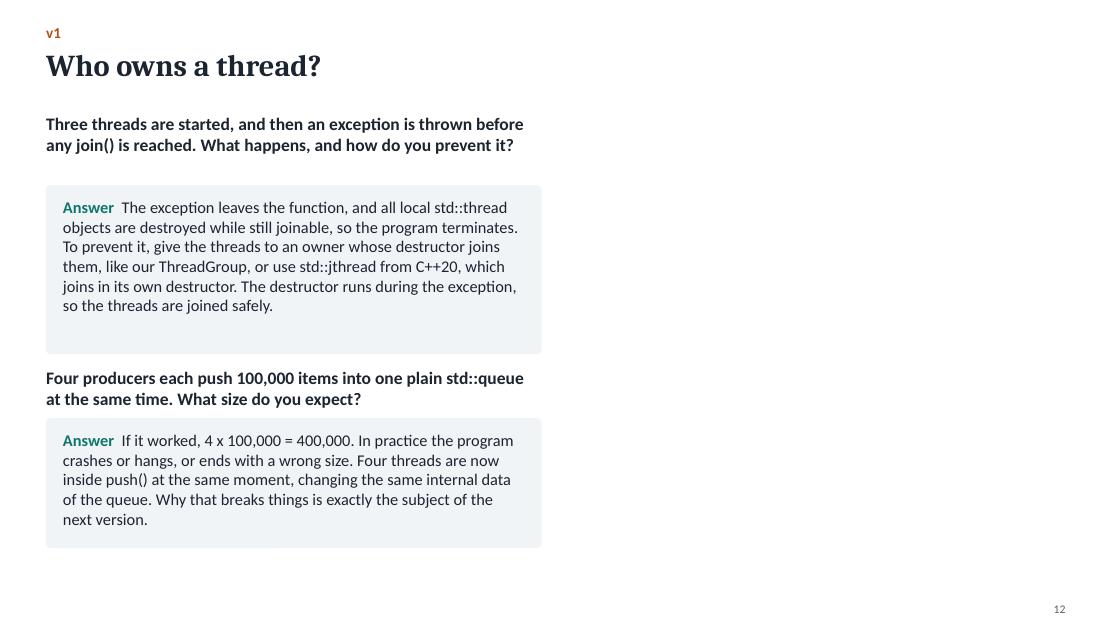
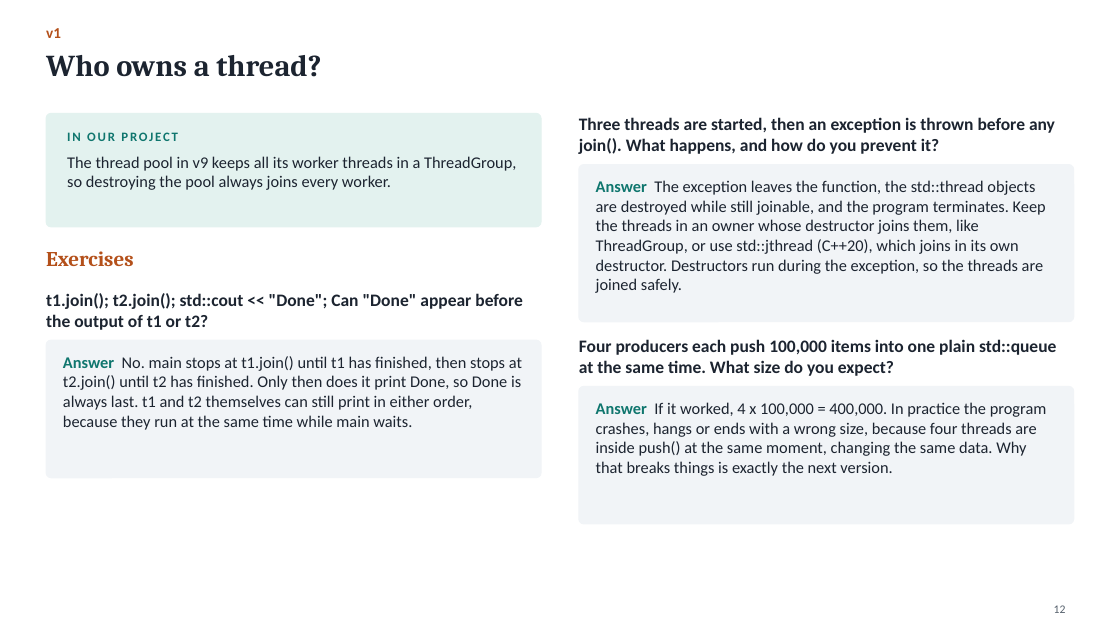
Before and after one commit to Kumarutkarsh9470/Project, a slide deck: slide 12 of Queue_Course.pptx. Drawn at 1120x630 pixels with LibreOffice and Linux fonts; fonts in the diff are those of the drawing. Boxes give left, top, right and bottom in pixels: in the first picture for what was removed or moved away, otherwise in the second. Text is boxed around its words. In the diff, an @@ line names an element or a change of style, - is before the commit and + after.

```diff
--- a/Queue_Course.pptx
+++ b/Queue_Course.pptx
@@ rounded rectangle added at <box>46,113,541,227</box>, fill #E3F2EF, outline #E3F2EF 1 pt @@
@@ text at <box>579,117,1055,154</box>: text changed @@
-Three threads are started, and then an exception is thrown before any join() is reached. What happens, and how do you prevent it?
+Three threads are started, then an exception is thrown before any join(). What happens, and how do you prevent it?
@@ text added at <box>67,132,178,141</box>, 11 pt, text #0F766E, bold @@
+IN OUR PROJECT
@@ text added at <box>67,156,516,190</box>, 14 pt, text #1C2430 @@
+The thread pool in v9 keeps all its worker threads in a ThreadGroup, so destroying the pool always joins every worker.
@@ rounded rectangle at <box>579,165,1074,322</box>: proportions changed @@
@@ rounded rectangle: place and size @@
-rounded rectangle at <box>46,186,541,354</box>
+rounded rectangle at <box>579,165,1074,322</box>
@@ text at <box>596,180,1046,293</box>: text changed @@
-Answer The exception leaves the function, and all local std::thread objects are destroyed while still joinable, so the program terminates. To prevent it, give the threads to an owner whose destructor joins them, like our ThreadGroup, or use std::jthread from C++20, which joins in its own destructor. The destructor runs during the exception, so the threads are joined safely.
+Answer The exception leaves the function, the std::thread objects are destroyed while still joinable, and the program terminates. Keep the threads in an owner whose destructor joins them, like ThreadGroup, or use std::jthread (C++20), which joins in its own destructor. Destructors run during the exception, so the threads are joined safely.
@@ text added at <box>46,251,133,266</box>, 18 pt, text #B4501A, bold @@
+Exercises
@@ text added at <box>46,293,523,330</box>, 15 pt, text #1C2430, bold @@
+t1.join(); t2.join(); std::cout << "Done"; Can "Done" appear before the output of t1 or t2?
@@ rounded rectangle: place and size @@
-rounded rectangle at <box>46,418,541,548</box>
+rounded rectangle at <box>46,340,541,478</box>
@@ rounded rectangle at <box>46,340,541,478</box>: proportions changed @@
@@ text added at <box>63,356,522,430</box>, 14 pt, text #1C2430 @@
+Answer No. main stops at t1.join() until t1 has finished, then stops at t2.join() until t2 has finished. Only then does it print Done, so Done is always last. t1 and t2 themselves can still print in either order, because they run at the same time while main waits.
@@ text "Four producers each push 100,000 ...": place and size @@
-text "Four producers each push 100,000 ..." at <box>46,371,523,408</box>
+text "Four producers each push 100,000 ..." at <box>579,339,1056,376</box>
@@ rounded rectangle added at <box>579,386,1074,524</box>, fill #F1F4F7, outline #F1F4F7 1 pt @@
@@ text at <box>596,402,1047,476</box>: text changed @@
-Answer If it worked, 4 x 100,000 = 400,000. In practice the program crashes or hangs, or ends with a wrong size. Four threads are now inside push() at the same moment, changing the same internal data of the queue. Why that breaks things is exactly the subject of the next version.
+Answer If it worked, 4 x 100,000 = 400,000. In practice the program crashes, hangs or ends with a wrong size, because four threads are inside push() at the same moment, changing the same data. Why that breaks things is exactly the next version.
```
Also in this commit, not shown: 76 other slides changed, 16 slides added, 5 slides removed, 8 other files.
